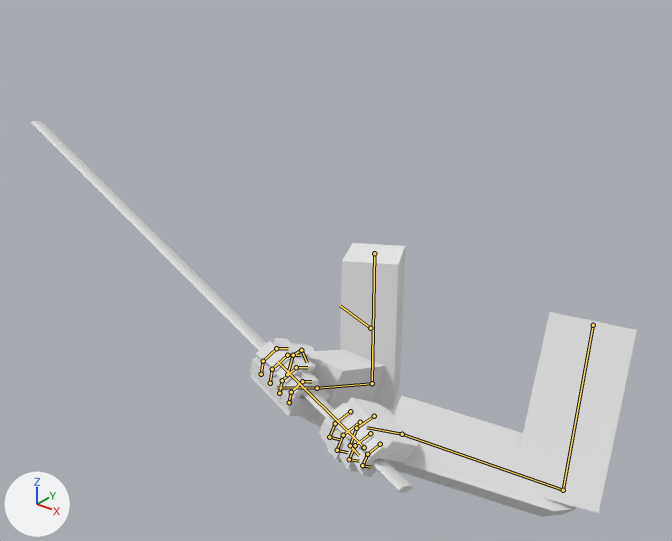
One commit to the Blender file components/character/assets/blender/fp_rig.blend: the scene before it, then after it.
Both versions are drawn from a 50 mm lens placed at (0.745, -1.4, 0.8), pointed at (-0.283, -0.115, 0.003). Arrows for +X, +Y and +Z are at lower left; the lights stay in place. The first picture is the older version. Both versions are drawn at frame 7 of the action 'Jumping'; the numbers are the values there. The bones that change, and the others that lie on the model, are drawn over the model as lines.

Objects in the first picture: 'MockSword', 'arms'.
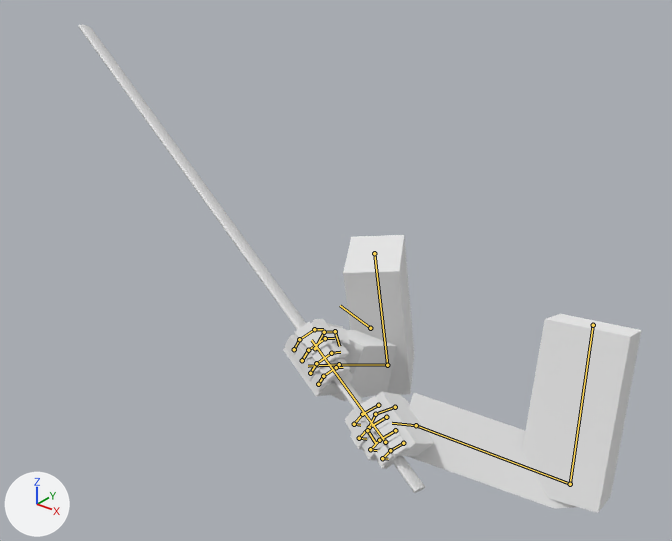
What differs and where, as boxes [x1, y1, x2, y2] in the pictures (672 x 541 px):
'arms', posed (7% narrower): before [250, 243, 637, 517]; after [283, 235, 641, 513]
'MockSword', posed (9% narrower, 26% taller): before [31, 121, 413, 493]; after [78, 25, 425, 493]
bone 'Hand.Ctrl.L', root to tip: before (402, 434) to (367, 427); after (416, 425) to (392, 423)

The change, as a list of edits to the scene's bpy script:
```text
Change bone_hand_ctrl_l:
    where bone_hand_ctrl_l = bpy.data.objects['rig'].pose.bones['Hand.Ctrl.L']  # child of 'Root'
    bone_hand_ctrl_l.location: (0.167, -0.787, 0.28) -> (0.207, -0.812, 0.197)
    bone_hand_ctrl_l.rotation_quaternion: (0.62, 0.71, -0.322, 0.086) -> (0.626, 0.663, -0.411, 0.005)  # degrees (105, -31, -24) -> degrees (105, -31, -39)
Change bone_hand_ctrl_r:
    where bone_hand_ctrl_r = bpy.data.objects['rig'].pose.bones['Hand.Ctrl.R']  # child of 'Root'
    bone_hand_ctrl_r.location: (-0.149, -0.59, 0.282) -> (-0.143, -0.576, 0.199)
    bone_hand_ctrl_r.rotation_quaternion: (-0.054, 0.275, 0.705, 0.651) -> (0.03, 0.364, 0.664, 0.652)  # degrees (-81, -154, -21) -> degrees (99, -26, 144)
```
